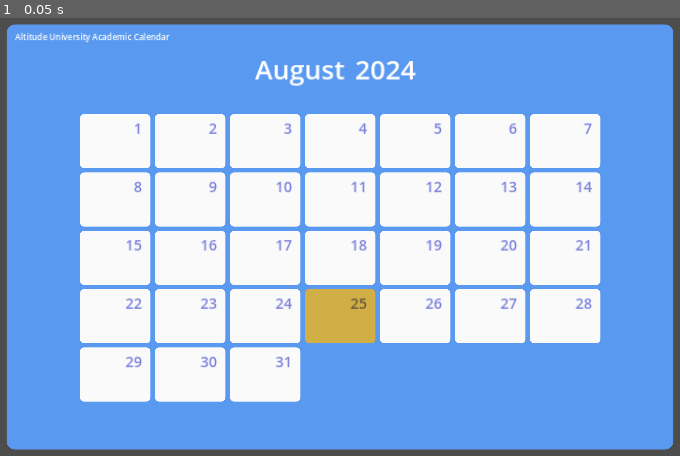
Above: before the commit, frame 1.
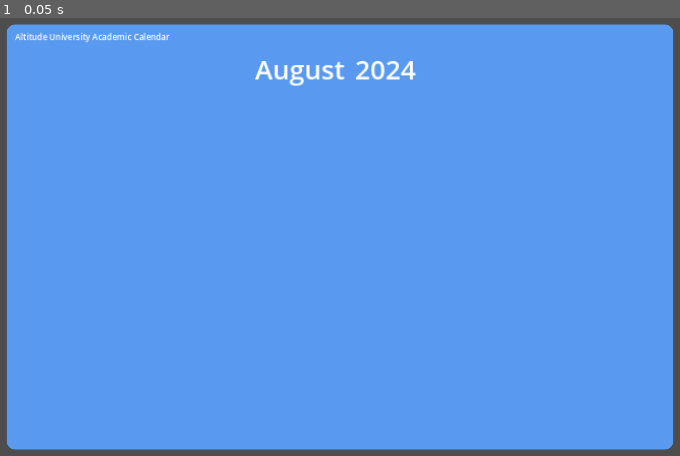
Above: after the commit, the same moment.

Repository: kyle-hessel/godot-narrative-prototype
Game: Godot game, scene res://scenes/UI/calendar_ui.tscn
Two runs of this game, one before a commit and one after it. Both use one fixed random seed, a clock stepped at 60 frames per second and the inputs below. This scene is started directly instead of the project's main scene.
Inputs:
- Up to frame 1 (0.05 s): no input

The runs differ from the first frame. In frame 1, 40% of the frame differs, in the area x 11-89%, y 21-88%.
Error after the commit: Invalid access to property or key 'current_year_num' on a base object of type 'Nil'. (res://scripts/UI/calendar_ui.gd:5)

Commit message:
Set up a test console output when each day is clicked on. Right now this data just pulls from calendar_manager, but once the buttons are added for switching between months (and years), it will need to be refactored to hold a month/year number and pull from the resources in the project with load(), similar to the prior implementation. This code in date_ui's process should be moved to its own function, too. I also made the player's camera not rotate when in the calendar UI. This may need to be set per-UI object, as ui_manager is a singleton. A better solution may be for each parent UI container to fire off a signal that ui_manager detects in order to set the mouse mode.

Diff:
--- a/project.godot
+++ b/project.godot
@@ -30,7 +30,7 @@
 
 [editor_plugins]
 
-enabled=PackedStringArray()
+enabled=PackedStringArray("res://addons/clean_top_bar/plugin.cfg", "res://addons/horizontal_file_system/plugin.cfg")
 
 [input]
 
--- a/scripts/UI/calendar_ui.gd
+++ b/scripts/UI/calendar_ui.gd
@@ -1,5 +1,9 @@
 extends CanvasLayer
 
+class_name CalendarUI
+
+var calendar_year_num: int = GameManager.calendar_manager.current_year_num
+var calendar_month_num: int = GameManager.calendar_manager.current_month_num
 @onready var month_title: Label = $CalendarOutsideMargin/CalendarContainer/CalendarInsideMargin/CalendarVBox/TitleHBox/MonthTitle
 @onready var year_title: Label = $CalendarOutsideMargin/CalendarContainer/CalendarInsideMargin/CalendarVBox/TitleHBox/YearTitle
 var date_entry: PackedScene = preload("res://scenes/UI/date_ui.tscn")
@@ -10,6 +14,9 @@
 	month_title.text = GameManager.calendar_manager.month.title
 	year_title.text = str(GameManager.calendar_manager.year.number)
 
+	generate_date_grid()
+
+func generate_date_grid() -> void:
 	var current_day: int = GameManager.calendar_manager.current_day_num
 
 	for d in range(GameManager.calendar_manager.month.days.size()):
@@ -17,7 +24,7 @@
 		%DaysGrid.add_child(date_inst)
 
 		date_inst.date_number.text = str(d + 1)
-		date_inst.date_num = d + 1
+		date_inst.calendar_day_num = d
 		if d == current_day:
 			date_inst.date_panel.modulate = "d6b247"
 
--- a/scripts/UI/date_ui.gd
+++ b/scripts/UI/date_ui.gd
@@ -5,7 +5,7 @@
 @onready var date_panel: PanelContainer = $DatePanel
 @onready var date_number: Label = $DatePanel/DatePanelMargin/DateNumber
 
-var date_num: int
+var calendar_day_num: int
 
 var is_mouse_entered: bool = false
 
@@ -14,7 +14,19 @@
 
 func _process(delta: float) -> void:
 	if is_mouse_entered && Input.is_action_just_pressed("gui_select"):
-		print("ello")
+		# fetch year and month here instead of at the initialization of EVERY date_ui instance. The information will
+		# almost never be needed for *all* of them, so it will be more efficient to just fetch this on the fly as requested.
+		var year_fetch: Year = GameManager.calendar_manager.year
+		var month_fetch: Month = GameManager.calendar_manager.month
+
+		# keep in mind the resources have already been loaded, now we're just fetching them from the variable that stored said load().
+		var day_fetch: Day = month_fetch.days[calendar_day_num]
+
+		print(year_fetch.number)
+		print(month_fetch.title)
+		print(calendar_day_num + 1)
+		GameManager.calendar_manager.print_date_events(day_fetch)
+
 
 func _on_date_panel_mouse_entered():
 	is_mouse_entered = true
--- a/scripts/player.gd
+++ b/scripts/player.gd
@@ -87,8 +87,9 @@
 		if movement_state > 0:
 			rotate_player(delta)
 
-	# camera movement w/ controller
-	rotate_cam_joypad(delta)
+	if !UIManager.ui_open:
+		# camera movement w/ controller
+		rotate_cam_joypad(delta)
 
 	# collisions
 	move_and_slide()
@@ -96,8 +97,9 @@
 	#print(movement_state)
 
 func _input(event):
-	# camera movement w/ mouse
-	rotate_cam_kb_m(event)
+	if !UIManager.ui_open:
+		# camera movement w/ mouse
+		rotate_cam_kb_m(event)
 
 	# handle what happens when the player presses different combat actions in combat.
 	# using 'event.' instead of 'Input.' for better input event buffering.
